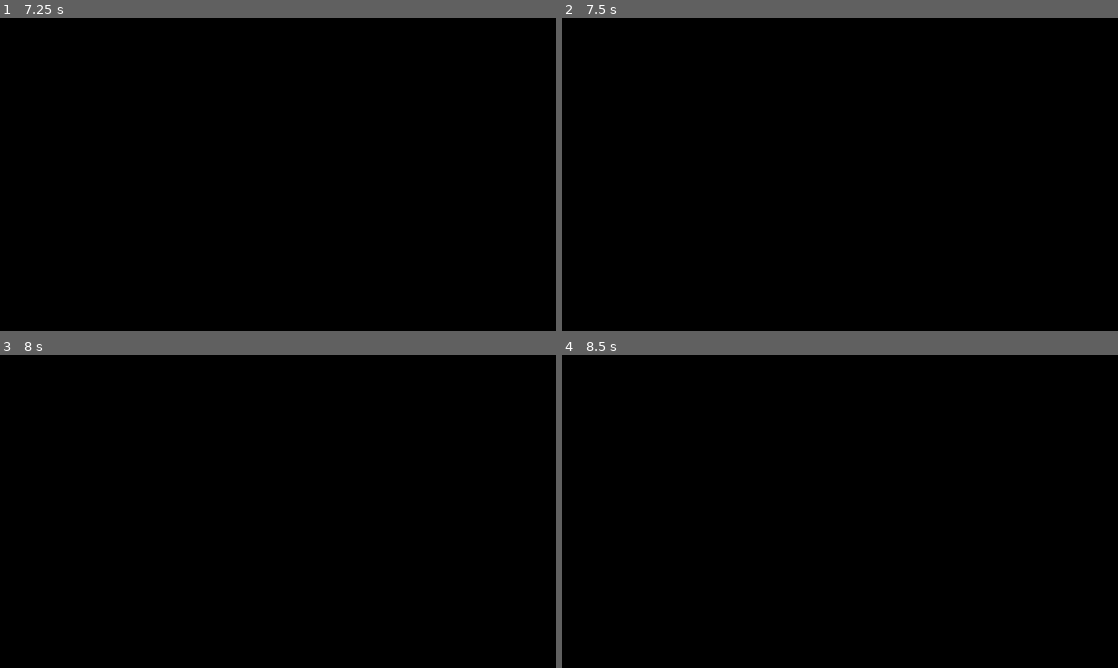
Above: before the commit, frames 1-4 (two rows, left to right).
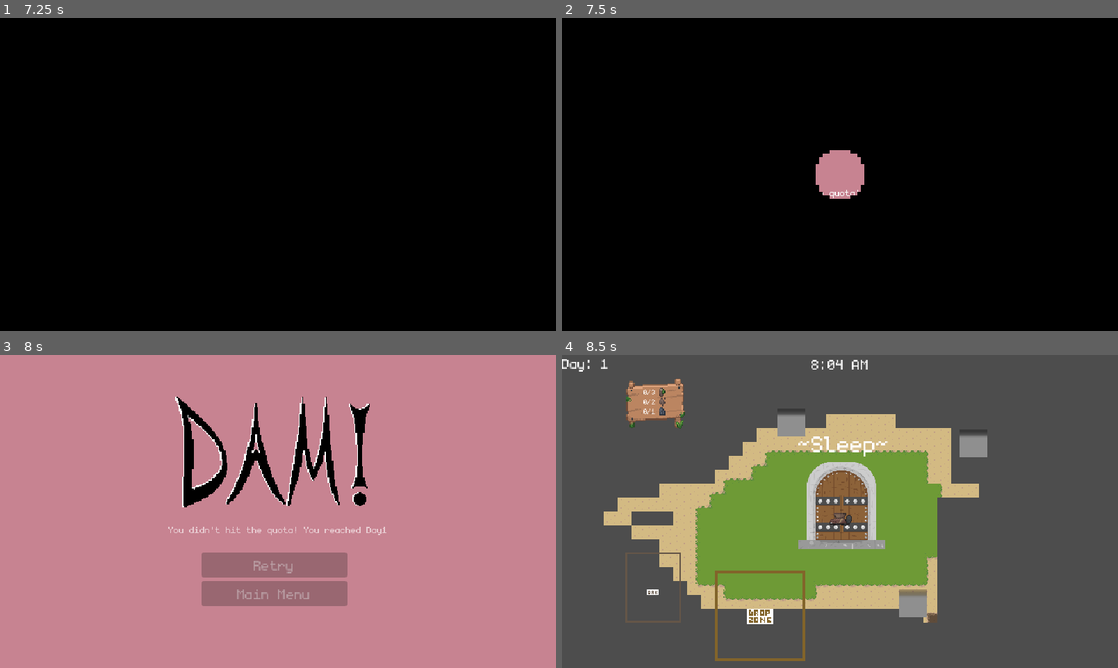
Above: after the commit, the same moments.

Repository: Juniper19/beaver-game
Game: Godot game, scene res://menu/main_menu.tscn
Two runs of this game, one before a commit and one after it. Both use one fixed random seed, a clock stepped at 60 frames per second and the inputs below. The engine's default icon, where the game draws it, is replaced by a stand-in: a white triangle on a blue panel in a dark square.
Inputs:
- Up to frame 1 (7.25 s): click "Start Game" at 0.5 s; tap Enter (ui_accept) at 1.25, 1.52, 2.27, 3.77, 4.52, 5.27, 6.77 s; hold D (move_right) 1.28-2.03 s; hold Q (drop_item) 1.28-2.03 s; hold Down (cycle_down) 2.03-2.78 s; tap E (interact) at 2.1, 6.6 s; hold D (move_right) 2.78-3.53 s; hold Z (plant_seed) 2.78-3.53 s; hold Up (cycle_up) 3.53-4.28 s; tap Q (drop_item) at 3.6 s; hold E (interact) 4.28-5.03 s; hold A (move_left) 4.28-5.78 s; tap Z (plant_seed) at 5.1 s; hold Down (cycle_down) 5.78-6.53 s; hold Q (drop_item) 5.78-6.53 s; hold D (move_right) from 6.53 s (still down)
- Up to frame 2 (7.5 s): release D (move_right) at 7.28 s; hold Up (cycle_up) from 7.28 s (still down); hold Z (plant_seed) from 7.28 s (still down)
- Up to frame 3 (8 s): keep holding Up (cycle_up); keep holding Z (plant_seed); tap Enter (ui_accept) at 7.52 s
- Up to frame 4 (8.5 s): release Up (cycle_up) at 8 s; release Z (plant_seed) at 8 s; click "Retry" at 8 s

Frame 1 is identical in both runs. In frame 2, 1.1% of the frame differs, in the area x 45-55%, y 42-58%; in frame 3, 97%; in frame 4, 100%, in the area x 0-100%, y 0-100%.

Commit message:
MergeFix

Diff:
--- a/global/scene_transitions/circle_transition.tscn
+++ b/global/scene_transitions/circle_transition.tscn
@@ -50,6 +50,7 @@
 }
 
 [node name="CircleTransition" type="CanvasLayer"]
+process_mode = 3
 layer = 50
 script = ExtResource("1_o3ado")
 
--- a/menu/game_over_ui.gd
+++ b/menu/game_over_ui.gd
@@ -15,12 +15,15 @@
 
 	retry_button.pressed.connect(_on_retry_pressed)
 	main_menu_button.pressed.connect(_on_menu_pressed)
-	%Label.text = "You didn't hit the quota! You reached Day:" + str(GlobalStats.day_number)
+	%Label.text = "You didn't hit the quota! You reached Day" + str(GlobalStats.day_number + 1)
 
 func _on_global_game_over() -> void:
 	# Show UI and play animation
+
+	get_tree().paused = true
 	visible = true
-	get_tree().paused = true
+	await get_tree().create_timer(0.4).timeout
+
 	anim.play("show")
 
 	var anim_res := anim.get_animation("show")
@@ -35,7 +38,7 @@
 func _on_retry_pressed() -> void:
 	anim.stop()
 	anim.seek(0.0, true)
-	#visible = false
+	visible = false
 
 	get_tree().paused = false
 	SceneManager.start_new_game()
--- a/menu/game_over_ui.tscn
+++ b/menu/game_over_ui.tscn
@@ -3,47 +3,8 @@
 [ext_resource type="Script" uid="uid://0rsat0yldopr" path="res://menu/game_over_ui.gd" id="1_qrqej"]
 [ext_resource type="Texture2D" uid="uid://gy7vowehiugb" path="res://art_assets/placeholder_art/DAM_transparent_v2.png" id="2_qlkfc"]
 
-[sub_resource type="StyleBoxTexture" id="StyleBoxTexture_siat8"]
-
-[sub_resource type="Animation" id="Animation_qlkfc"]
-resource_name = "show"
-step = 1.0
-tracks/0/type = "value"
-tracks/0/imported = false
-tracks/0/enabled = true
-tracks/0/path = NodePath("Panel/TextureRect:position")
-tracks/0/interp = 1
-tracks/0/loop_wrap = true
-tracks/0/keys = {
-"times": PackedFloat32Array(0, 0.3),
-"transitions": PackedFloat32Array(1, 1),
-"update": 0,
-"values": [Vector2(30.189163, -231), Vector2(30.189163, 2)]
-}
-tracks/1/type = "value"
-tracks/1/imported = false
-tracks/1/enabled = true
-tracks/1/path = NodePath("Panel/Label:modulate")
-tracks/1/interp = 1
-tracks/1/loop_wrap = true
-tracks/1/keys = {
-"times": PackedFloat32Array(0, 0.6),
-"transitions": PackedFloat32Array(1, 1),
-"update": 0,
-"values": [Color(1, 1, 1, 0), Color(1, 1, 1, 1)]
-}
-tracks/2/type = "value"
-tracks/2/imported = false
-tracks/2/enabled = true
-tracks/2/path = NodePath("Panel/VBoxContainer:modulate")
-tracks/2/interp = 1
-tracks/2/loop_wrap = true
-tracks/2/keys = {
-"times": PackedFloat32Array(0, 0.8),
-"transitions": PackedFloat32Array(1, 1),
-"update": 0,
-"values": [Color(1, 1, 1, 0), Color(1, 1, 1, 1)]
-}
+[sub_resource type="StyleBoxFlat" id="StyleBoxFlat_qlkfc"]
+bg_color = Color(0.78022224, 0.5131417, 0.56723815, 1)
 
 [sub_resource type="Animation" id="Animation_siat8"]
 length = 0.001
@@ -84,6 +45,46 @@
 "values": [Color(1, 1, 1, 0)]
 }
 
+[sub_resource type="Animation" id="Animation_qlkfc"]
+resource_name = "show"
+step = 1.0
+tracks/0/type = "value"
+tracks/0/imported = false
+tracks/0/enabled = true
+tracks/0/path = NodePath("Panel/TextureRect:position")
+tracks/0/interp = 1
+tracks/0/loop_wrap = true
+tracks/0/keys = {
+"times": PackedFloat32Array(0, 0.3),
+"transitions": PackedFloat32Array(1, 1),
+"update": 0,
+"values": [Vector2(150, -231), Vector2(220, 65)]
+}
+tracks/1/type = "value"
+tracks/1/imported = false
+tracks/1/enabled = true
+tracks/1/path = NodePath("Panel/Label:modulate")
+tracks/1/interp = 1
+tracks/1/loop_wrap = true
+tracks/1/keys = {
+"times": PackedFloat32Array(0, 0.6),
+"transitions": PackedFloat32Array(1, 1),
+"update": 0,
+"values": [Color(1, 1, 1, 0), Color(1, 1, 1, 1)]
+}
+tracks/2/type = "value"
+tracks/2/imported = false
+tracks/2/enabled = true
+tracks/2/path = NodePath("Panel/VBoxContainer:modulate")
+tracks/2/interp = 1
+tracks/2/loop_wrap = true
+tracks/2/keys = {
+"times": PackedFloat32Array(0, 0.8),
+"transitions": PackedFloat32Array(1, 1),
+"update": 0,
+"values": [Color(1, 1, 1, 0), Color(1, 1, 1, 1)]
+}
+
 [sub_resource type="AnimationLibrary" id="AnimationLibrary_siat8"]
 _data = {
 &"RESET": SubResource("Animation_siat8"),
@@ -100,13 +101,13 @@
 anchor_top = 0.5
 anchor_right = 0.5
 anchor_bottom = 0.5
-offset_left = -153.0
-offset_top = -143.0
-offset_right = 153.0
-offset_bottom = 143.0
+offset_left = -343.0
+offset_top = -209.0
+offset_right = 343.0
+offset_bottom = 209.0
 grow_horizontal = 2
 grow_vertical = 2
-theme_override_styles/panel = SubResource("StyleBoxTexture_siat8")
+theme_override_styles/panel = SubResource("StyleBoxFlat_qlkfc")
 
 [node name="TextureRect" type="TextureRect" parent="Panel"]
 layout_mode = 1
@@ -115,10 +116,10 @@
 anchor_top = 0.5
 anchor_right = 0.5
 anchor_bottom = 0.5
-offset_left = -122.81084
-offset_top = -141.0
-offset_right = 122.81085
-offset_bottom = 0.9999695
+offset_left = -312.81085
+offset_top = -207.0
+offset_right = -67.18915
+offset_bottom = -64.99983
 grow_horizontal = 2
 grow_vertical = 2
 texture = ExtResource("2_qlkfc")
